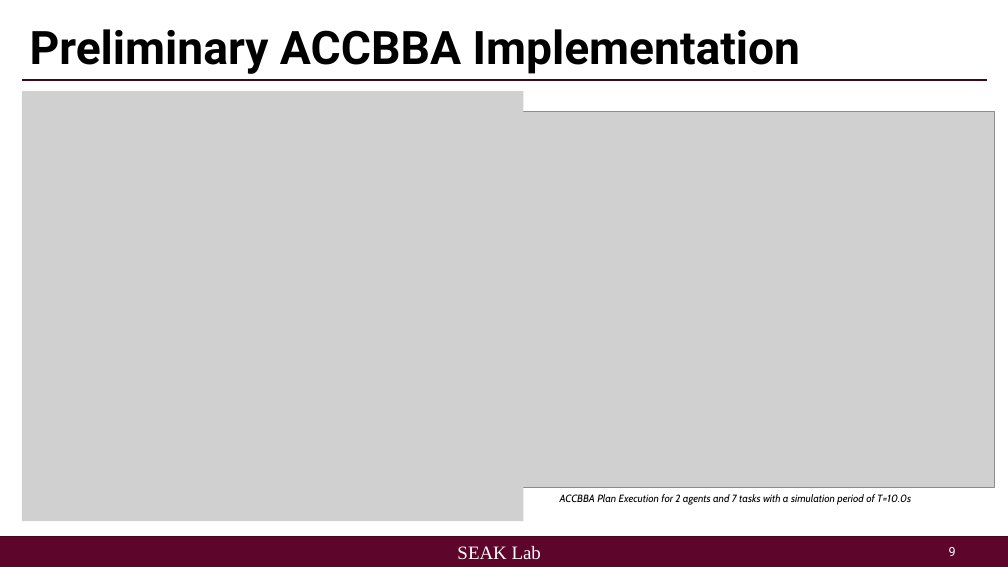
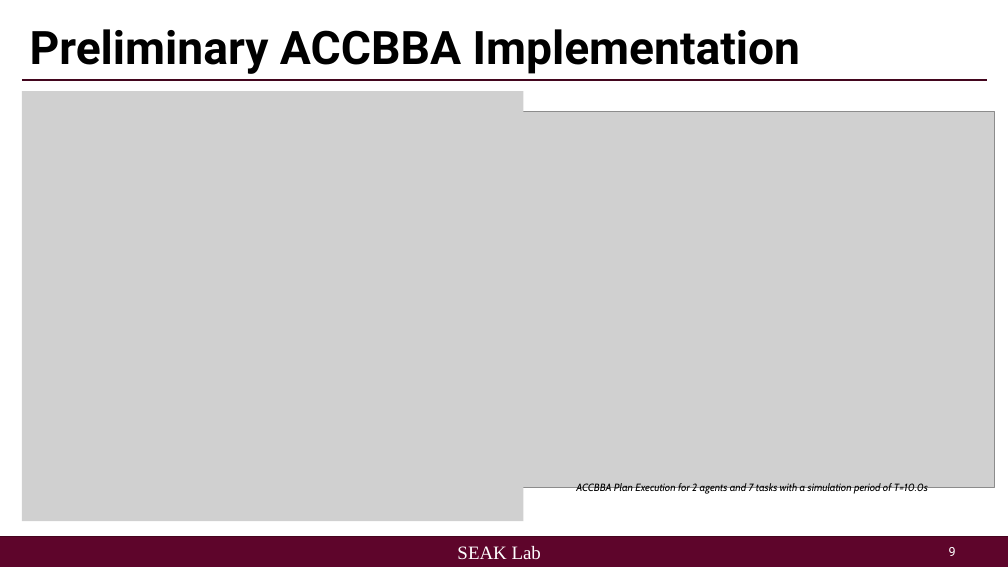
Before and after one commit to seakers/dmas, a slide deck: slide 10 of docs/slides/accbba.pptx. Drawn at 1008x567 pixels with LibreOffice and Linux fonts; fonts in the diff are those of the drawing; grey boxes stand for pictures; background and template pictures are left out. Boxes give left, top, right and bottom in pixels: in the first picture for what was removed or moved away, otherwise in the second. Text is boxed around its words. In the diff, an @@ line names an element or a change of style, - is before the commit and + after.

```diff
--- a/docs/slides/accbba.pptx
+++ b/docs/slides/accbba.pptx
@@ text "ACCBBA Plan Execution for 2 ...": place and size @@
-text "ACCBBA Plan Execution for 2 ..." at box(560, 494, 911, 505)
+text "ACCBBA Plan Execution for 2 ..." at box(576, 483, 928, 495)
```
Also in this commit, not shown: 1 other slide changed, 6 other files.
